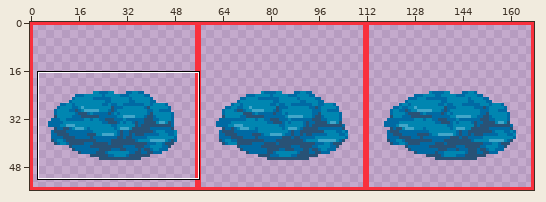
Sprite sheet: public/assets/water-underlay-dark2.png. Above: a wide view before the commit, with the close-up outlined.
Close-up. Before the commit:
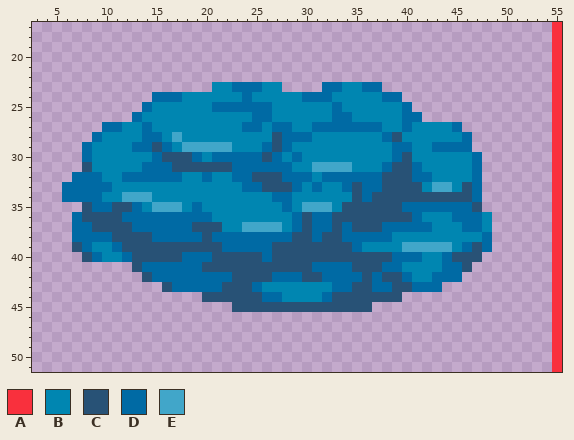
The file is 168x56 pixels. Shown: x 3..55, y 17..51. The commit also changed other parts of the picture, which this record leaves out.
Palette (. is transparent): A #f9303d  B #0086b1  C #285276  D #006aa4  E #41a6c9
Pixels before, first column x 6:
17 .................................................A
18 .................................................A
19 .................................................A
20 .................................................A
21 .................................................A
22 .................................................A
23 ...............BBDDDBB....DDBBDD.................A
24 .........DDDBBBBBBDBBBBBDDDBBBBBDD...............A
25 ........DBBBBBBDDDDDDBBBBBBDBBBBBBD..............A
26 .......DBBBBBBBBBBBDDBBBBBBDDBBBBBDD.............A
27 ....DDBBDBBBBBBBBBDDBDDBBDDDDDDDBBDBBBBD.........A
28 ...DBBBBDDBEBBBBBBBBBCDDDBBBBBBBDCBBBBBBD........A
29 ..DBBBBDDCDBEEEEEBBBDCDBBBBBBBBBBDDBBDDDD........A
30 ..DBBBBBBDCCCDBDDDDDCDBDBBBBBBBBBDCBBBBBBD.......A
31 ..CBBBBBDDDCCCCCCDDDDDDBBEEEEBBBDCCDBBBBBD.......A
32 .DDDBBDDDDDDBBDBBDDCCCDDDBDDDDDDCCCDDBBBBD.......A
33 DDDDDBBBBBBBBBBBBBDDCCCDBDBBDCDDCCCCBEEBCD.......A
34 DDDDBBEEEBBBBBBBBBBBBDDBBBBBBCDCCCCCCCCCCD.......A
35 ..CDDCCDBEEEBDBBBBBBBBDBEEEBCCCCCCDDDDDDDC.......A
36 .DCCCCDDDDDDDDDBBBBBBBBDCDDCCCCCCCCDBBBDDDB......A
37 .DDCCCCDDDDDDCCCBBEEEEBDCDDCDCCCDDDDDBBBDDB......A
38 .DDDDCCCCDDDDDCDDDDDDDDCCDCCDDDDDBBBBBBBBBD......A
39 .CDBBDCCCCCCCCCCDDDDDCCCCCCCCDBBBBEEEEEBDCD......A
40 ..CDBBDCCCCCDDDCCCCCDCCCCCCCCCCCCDDDBBDCCC.......A
41 .......CDDDDDDCCCCCCCCCCCDDDDCCCDDBBBBDDC........A
42 ........CDDDDDDDDCCCCDDDCCDDDDCDCCDBBDDD.........A
43 ..........CDDDDDCCCDBBBBBBBDDCCDDCCDDD...........A
44 ..............CCCCCCDDBBBBDCCCCCCC...............A
45 .................CCCCCCCCCCCCCC..................A
46 .................................................A
47 .................................................A
48 .................................................A
49 .................................................A
50 .................................................A
51 .................................................A
And afterwards:
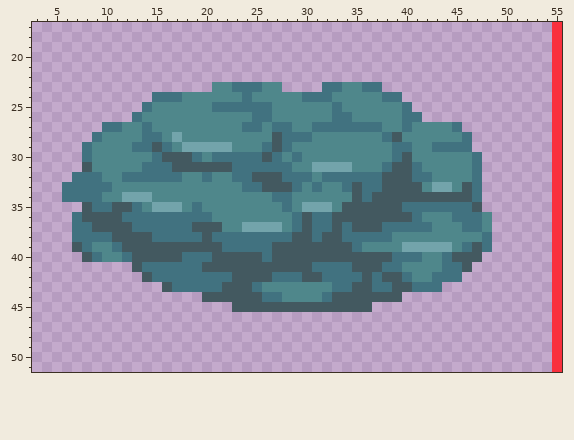
Difference:
colour B: #0086b1 -> #4f878b
colour C: #285276 -> #435960
colour D: #006aa4 -> #417280
colour E: #41a6c9 -> #73a4ab
Changed places in both close-ups, as pixel boxes (x1, y1, x2, y2):
changed: (62, 82, 492, 312)
